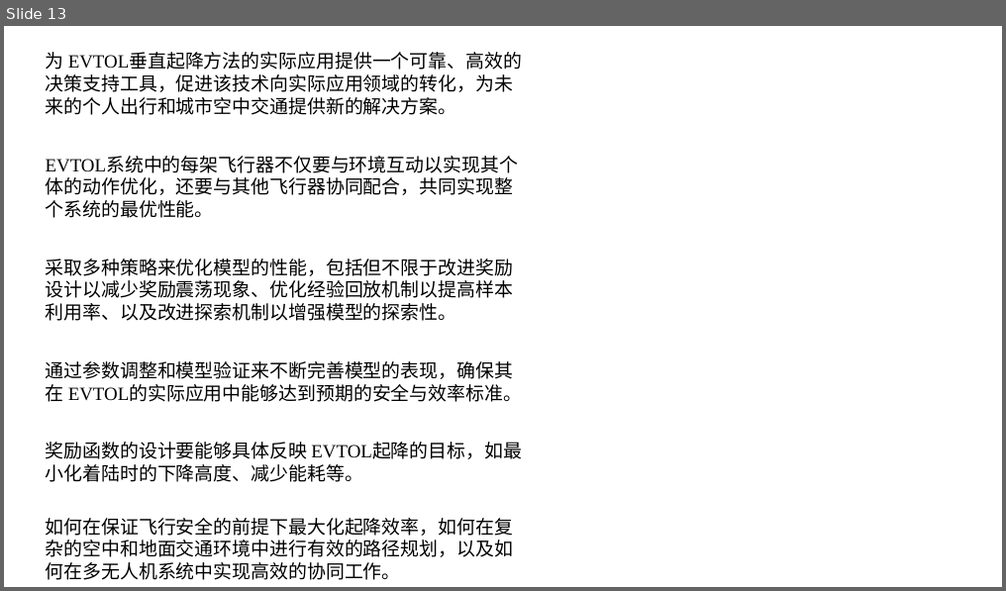
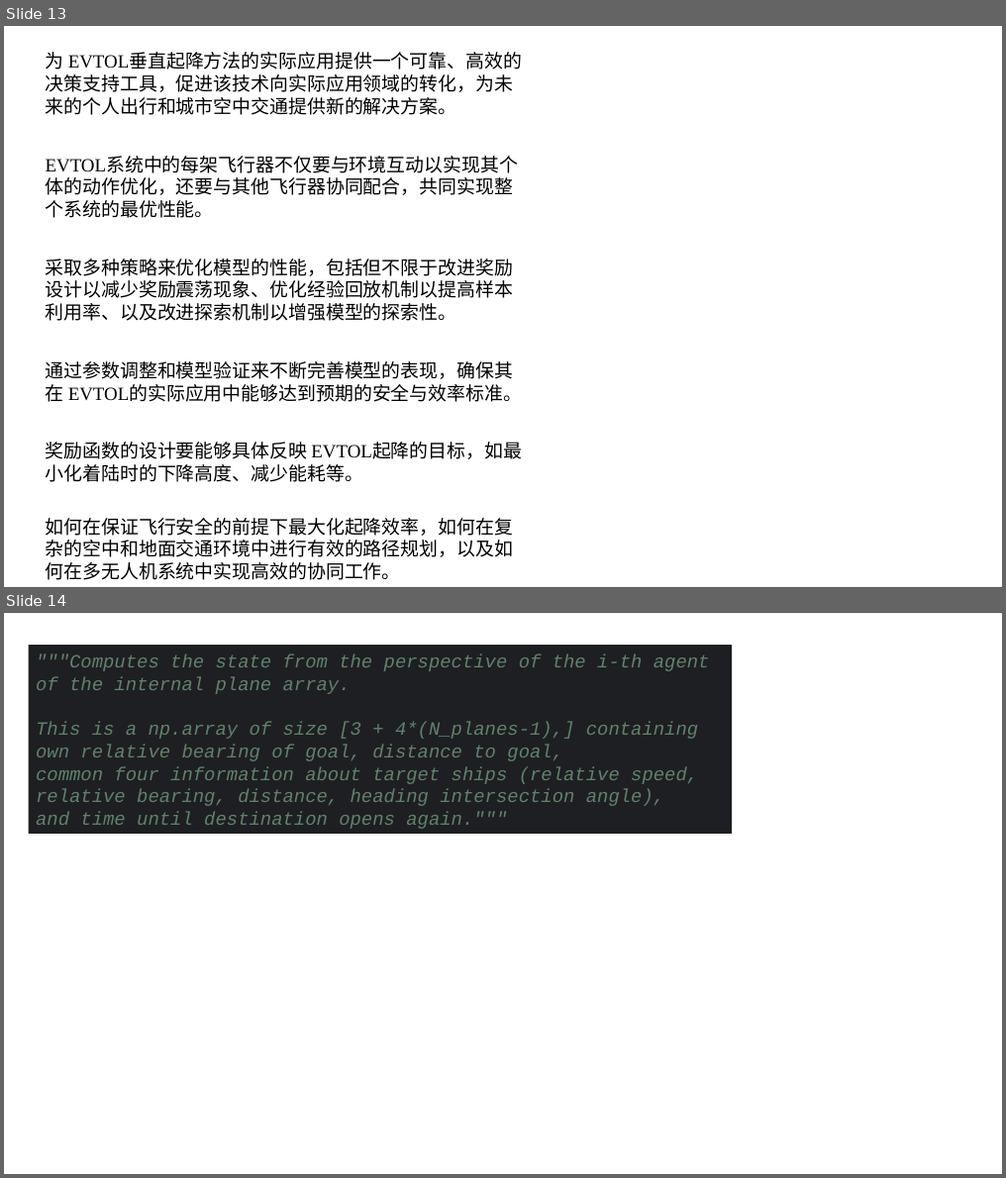
Before and after one commit to Wangjubo888/AAP_article, a slide deck: 汇报/组会汇报.pptx. Shown one above the other, each under a label of ours: slide 13 before the commit, slides 13 and 14 after it. The pictures are 1006x591 and 1006x1178 pixels, drawn with LibreOffice and Linux fonts; fonts in the diff are those of the drawing. Boxes give left, top, right and bottom in pixels: in the first picture for what was removed or moved away, otherwise in the second. Text is boxed around its words. In the diff, an @@ line names an element or a change of style, - is before the commit and + after.

```diff
--- a/汇报/组会汇报.pptx
+++ b/汇报/组会汇报.pptx
@@ slide 14 added at (4,613,1002,1174), background #FFFFFF @@
@@ rectangle added at (29,646,733,834), fill #1E1F22, 18 pt, text #5F826B, italic @@
+"""Computes the state from the perspective of the i-th agent of the internal plane array.
+This is a np.array of size [3 + 4*(N_planes-1),] containing own relative bearing of goal, distance to goal,
+common four information about target ships (relative speed, relative bearing, distance, heading intersection angle),
+and time until destination opens again."""
```
Also in this commit, not shown: 1 slide changed, 14 other files.
